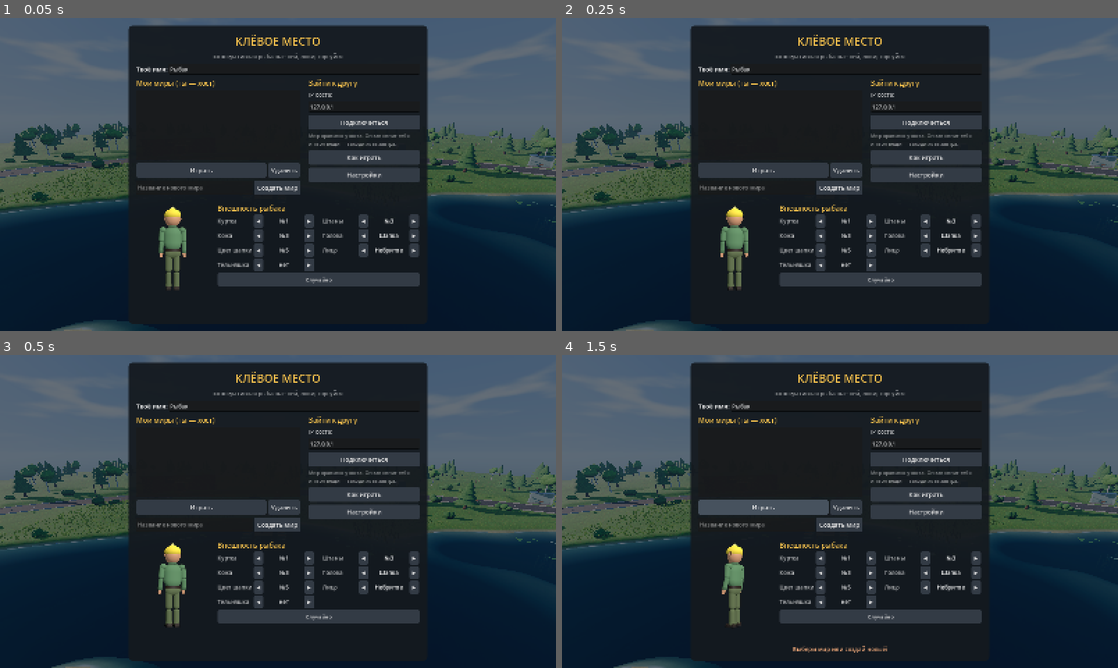
Above: before the commit, frames 1-4 (two rows, left to right).
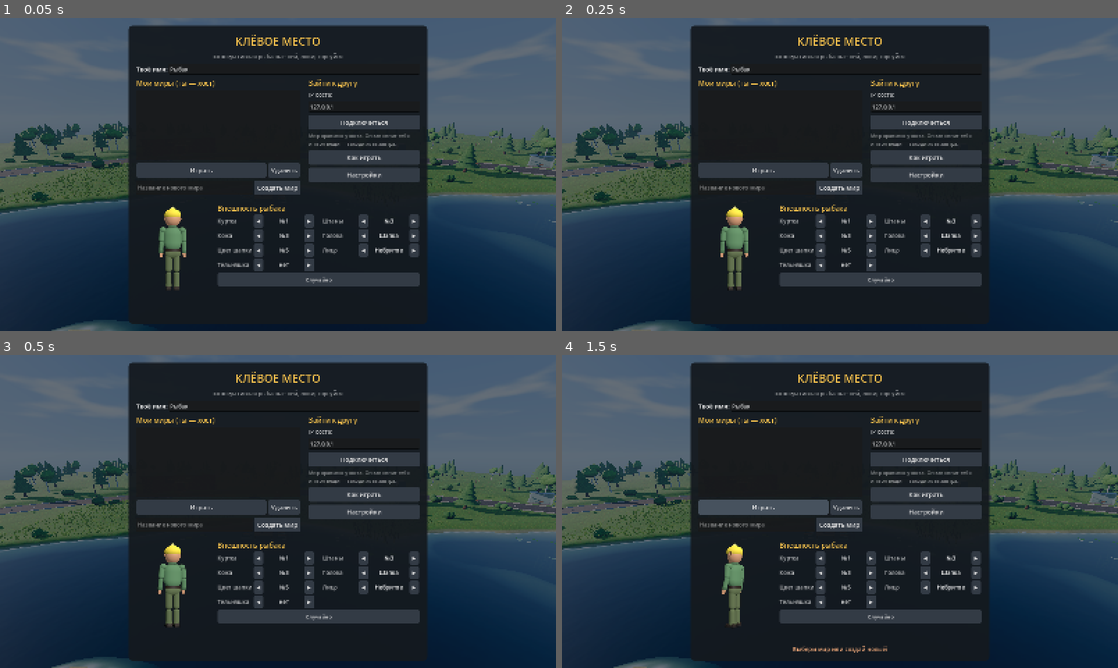
Above: after the commit, the same moments.

Repository: dbldkk/klevoe-mesto
Game: Godot game, scene res://scenes/world.tscn
Two runs of this game, one before a commit and one after it. Both use one fixed random seed, a clock stepped at 60 frames per second and the inputs below.
Inputs:
- Up to frame 1 (0.05 s): no input
- Up to frame 2 (0.25 s): no input
- Up to frame 3 (0.5 s): no input
- Up to frame 4 (1.5 s): click "Играть" at 0.5 s; click "Играть" at 1.25 s

The runs differ from the first frame. In frame 1, 7.8% of the frame differs, in the area x 0-100%, y 56-100%; in frame 2, 7.8%; in frame 3, 7.8%; in frame 4, 7.9%.

Commit message:
Add waves, shore foam, sky reflections and underwater tint
The lake shader uses stronger ripples, foam at the shore and a
fresnel mix toward the sky color. It stays compatible with both
Forward+ and OpenGL. When the camera is below the water line the
view gets a green-blue overlay and thicker fog.

Diff:
--- a/scripts/world/water.gd
+++ b/scripts/world/water.gd
@@ -1,25 +1,32 @@
 extends MeshInstance3D
-## Поверхность озера: рябь, глубина (у берега светлее, в центре темнее), пена у кромки.
+## Поверхность озера: более заметная рябь, пена у берега, fresnel под цвет неба,
+## затемнение и туман, когда камера под водой. Работает в Forward+ и Compatibility.
 
 const SHADER := """
 shader_type spatial;
 render_mode cull_disabled, depth_draw_always;
-uniform vec3 deep_color : source_color = vec3(0.04, 0.16, 0.22);
-uniform vec3 shallow_color : source_color = vec3(0.2, 0.42, 0.42);
+uniform vec3 deep_color : source_color = vec3(0.03, 0.14, 0.20);
+uniform vec3 shallow_color : source_color = vec3(0.22, 0.48, 0.46);
+uniform vec3 foam_color : source_color = vec3(0.92, 0.96, 0.97);
+uniform vec3 sky_color : source_color = vec3(0.45, 0.62, 0.85);
+uniform vec3 horizon_color : source_color = vec3(0.75, 0.84, 0.92);
 uniform sampler2D n1 : hint_normal, repeat_enable, filter_linear_mipmap;
 uniform sampler2D n2 : hint_normal, repeat_enable, filter_linear_mipmap;
 uniform sampler2D depth_tex : hint_depth_texture, filter_linear;
+uniform float wave_amp = 0.07;
 varying vec3 wpos;
 void vertex() {
 	wpos = (MODEL_MATRIX * vec4(VERTEX, 1.0)).xyz;
-	VERTEX.y += sin(wpos.x * 0.6 + TIME * 1.2) * 0.025 + cos(wpos.z * 0.45 + TIME * 0.9) * 0.025;
+	VERTEX.y += sin(wpos.x * 0.55 + TIME * 1.15) * wave_amp
+		+ cos(wpos.z * 0.4 + TIME * 0.85) * wave_amp
+		+ sin((wpos.x + wpos.z) * 1.1 + TIME * 1.7) * wave_amp * 0.35;
 }
 void fragment() {
-	vec2 uv = wpos.xz * 0.07;
-	vec3 a = texture(n1, uv + TIME * vec2(0.018, 0.011)).rgb;
-	vec3 b = texture(n2, uv * 1.9 - TIME * vec2(0.015, 0.022)).rgb;
+	vec2 uv = wpos.xz * 0.065;
+	vec3 a = texture(n1, uv + TIME * vec2(0.02, 0.013)).rgb;
+	vec3 b = texture(n2, uv * 1.8 - TIME * vec2(0.016, 0.024)).rgb;
 	NORMAL_MAP = normalize(mix(a, b, 0.5));
-	NORMAL_MAP_DEPTH = 0.18;
+	NORMAL_MAP_DEPTH = 0.32;
 	float d = texture(depth_tex, SCREEN_UV).r;
 #if CURRENT_RENDERER == RENDERER_COMPATIBILITY
 	vec4 ndc = vec4(SCREEN_UV * 2.0 - 1.0, d * 2.0 - 1.0, 1.0);
@@ -28,19 +35,29 @@
 #endif
 	vec4 view = INV_PROJECTION_MATRIX * ndc;
 	view.xyz /= view.w;
-	float wd = clamp(VERTEX.z - view.z, 0.0, 20.0);
-	float t = clamp(wd / 3.0, 0.0, 1.0);
-	float fres = pow(1.0 - clamp(dot(NORMAL, VIEW), 0.0, 1.0), 3.0);
+	float wd = clamp(VERTEX.z - view.z, 0.0, 24.0);
+	float t = clamp(wd / 2.6, 0.0, 1.0);
+	float ndv = clamp(dot(NORMAL, VIEW), 0.0, 1.0);
+	float fres = pow(1.0 - ndv, 2.4);
 	vec3 col = mix(shallow_color, deep_color, t);
-	float foam = 1.0 - smoothstep(0.0, 0.3, wd);
-	foam *= 0.6 + 0.4 * sin(wpos.x * 3.0 + wpos.z * 2.0 + TIME * 2.0);
-	col = mix(col, vec3(0.9, 0.95, 0.95), clamp(foam, 0.0, 1.0) * 0.7);
-	ALBEDO = col * (1.0 - fres * 0.25) + vec3(0.02, 0.05, 0.08) * fres;
-	ALPHA = clamp(0.62 + t * 0.36 + foam * 0.3 + fres * 0.2, 0.0, 0.96);
-	ROUGHNESS = 0.18;
-	SPECULAR = 0.12;
+	float foam = 1.0 - smoothstep(0.0, 0.55, wd);
+	foam *= 0.55 + 0.45 * sin(wpos.x * 4.2 + wpos.z * 3.1 + TIME * 2.4);
+	col = mix(col, foam_color, clamp(foam, 0.0, 1.0) * 0.85);
+	vec3 sky = mix(horizon_color, sky_color, clamp(NORMAL.y * 0.5 + 0.5, 0.0, 1.0));
+	col = mix(col, sky, fres * 0.55);
+	ALBEDO = col;
+	ALPHA = clamp(0.58 + t * 0.38 + foam * 0.25 + fres * 0.22, 0.0, 0.97);
+	ROUGHNESS = 0.12 + t * 0.08;
+	SPECULAR = 0.35;
+	METALLIC = 0.05;
 }
 """
+
+var _mat: ShaderMaterial
+var _under: CanvasLayer
+var _tint: ColorRect
+var _under_on := false
+var _saved_fog := 0.0015
 
 
 func _ready() -> void:
@@ -53,11 +70,48 @@
 	cast_shadow = GeometryInstance3D.SHADOW_CASTING_SETTING_OFF
 	var sh := Shader.new()
 	sh.code = SHADER
-	var m := ShaderMaterial.new()
-	m.shader = sh
-	m.set_shader_parameter("n1", _normal_tex(0.02, 11))
-	m.set_shader_parameter("n2", _normal_tex(0.045, 29))
-	material_override = m
+	_mat = ShaderMaterial.new()
+	_mat.shader = sh
+	_mat.set_shader_parameter("n1", _normal_tex(0.02, 11))
+	_mat.set_shader_parameter("n2", _normal_tex(0.045, 29))
+	material_override = _mat
+	_under = CanvasLayer.new()
+	_under.layer = 8
+	_tint = ColorRect.new()
+	_tint.set_anchors_preset(Control.PRESET_FULL_RECT)
+	_tint.mouse_filter = Control.MOUSE_FILTER_IGNORE
+	_tint.color = Color(0.02, 0.12, 0.18, 0.55)
+	_tint.visible = false
+	_under.add_child(_tint)
+	add_child(_under)
+	process_priority = 20
+
+
+func _process(_delta: float) -> void:
+	var cam := get_viewport().get_camera_3d()
+	var under := cam != null and cam.global_position.y < Terrain.WATER_Y - 0.04
+	_tint.visible = under
+	var dc := get_tree().get_first_node_in_group("day_cycle") as DayCycle
+	if dc and dc.env:
+		if under:
+			if not _under_on:
+				_saved_fog = dc.env.fog_density
+			dc.env.fog_density = 0.08
+			dc.env.fog_light_color = Color(0.05, 0.2, 0.28)
+		elif _under_on:
+			dc.env.fog_density = _saved_fog
+	_under_on = under
+	if _mat:
+		if dc and dc.env and dc.env.sky and dc.env.sky.sky_material:
+			var sm = dc.env.sky.sky_material
+			if sm is ProceduralSkyMaterial:
+				var psm := sm as ProceduralSkyMaterial
+				_mat.set_shader_parameter("sky_color", Vector3(psm.sky_top_color.r, psm.sky_top_color.g, psm.sky_top_color.b))
+				_mat.set_shader_parameter("horizon_color", Vector3(psm.sky_horizon_color.r, psm.sky_horizon_color.g, psm.sky_horizon_color.b))
+		elif dc and dc.has_method("darkness"):
+			var night := clampf(dc.darkness(), 0.0, 1.0)
+			_mat.set_shader_parameter("sky_color", Vector3(0.45, 0.62, 0.85).lerp(Vector3(0.04, 0.06, 0.12), night))
+			_mat.set_shader_parameter("horizon_color", Vector3(0.75, 0.84, 0.92).lerp(Vector3(0.08, 0.1, 0.16), night))
 
 
 func _normal_tex(freq: float, seed_value: int) -> NoiseTexture2D:
@@ -70,6 +124,6 @@
 	t.height = 256
 	t.seamless = true
 	t.as_normal_map = true
-	t.bump_strength = 1.2
+	t.bump_strength = 1.6
 	t.noise = noise
 	return t
